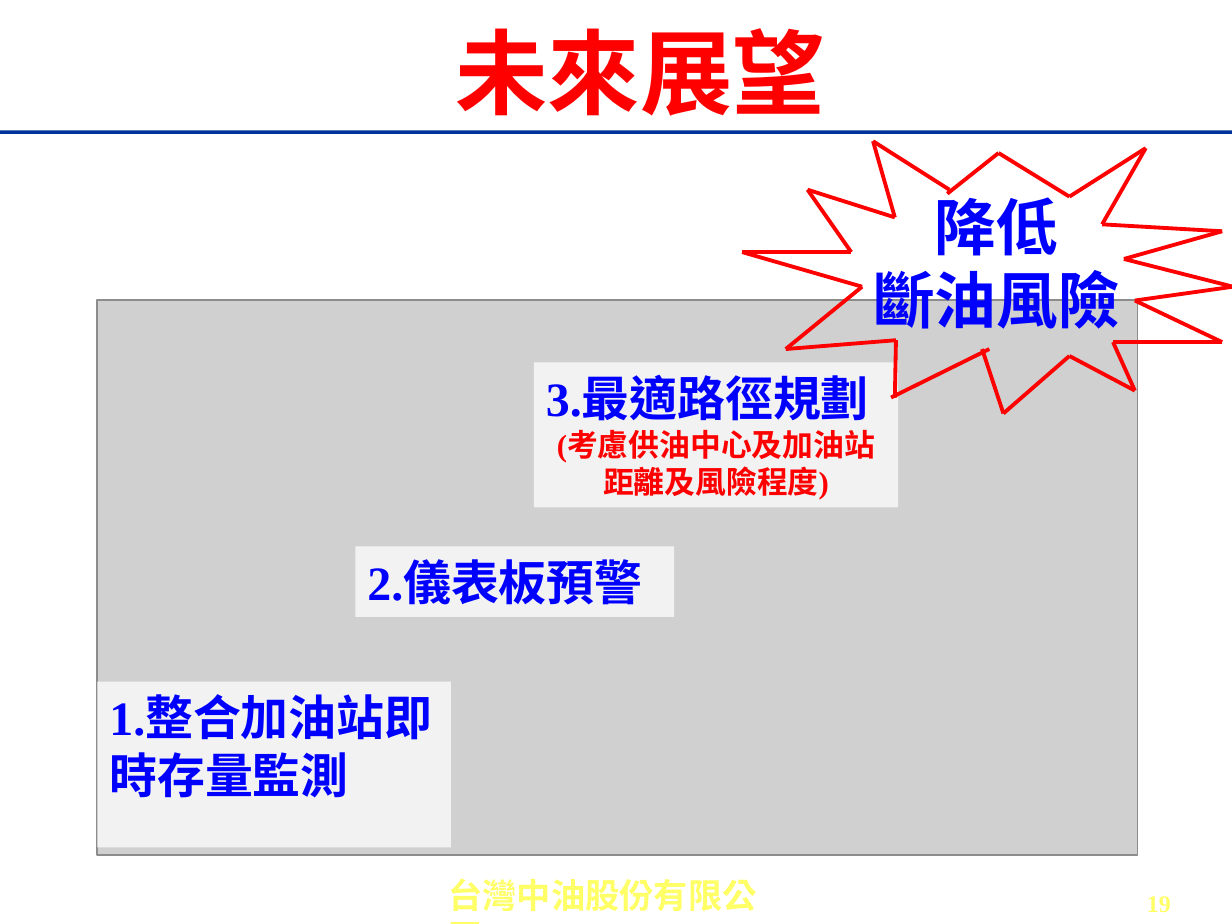
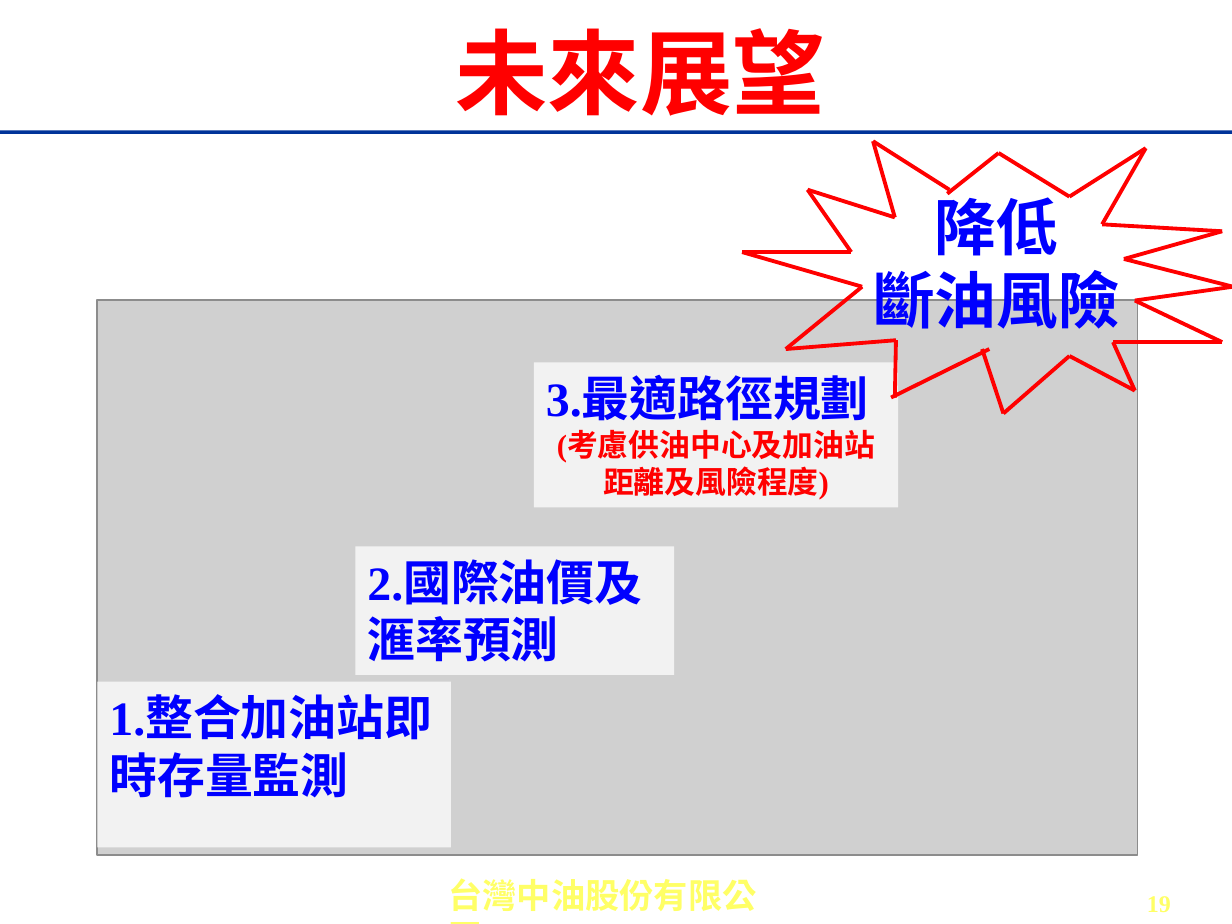
Before and after one commit to seiching/pythonclass, a slide deck: slide 19 of hackson/1061121-中油黑客松(高雄).pptx. Drawn at 1232x924 pixels with LibreOffice and Linux fonts; fonts in the diff are those of the drawing; grey boxes stand for pictures; background and template pictures are left out. Boxes give left, top, right and bottom in pixels: in the first picture for what was removed or moved away, otherwise in the second. Text is boxed around its words. In the diff, an @@ line names an element or a change of style, - is before the commit and + after.

Commit message:
update

```diff
--- a/hackson/1061121-中油黑客松(高雄).pptx
+++ b/hackson/1061121-中油黑客松(高雄).pptx
@@ rectangle "2.國際油價及滙率預測": place and size @@
-rectangle "2.國際油價及滙率預測" at box(355, 546, 674, 616)
+rectangle "2.國際油價及滙率預測" at box(355, 546, 674, 674)
@@ text in rectangle at box(367, 563, 642, 662): text changed @@
-2.儀表板預警
+2.國際油價及滙率預測
```
